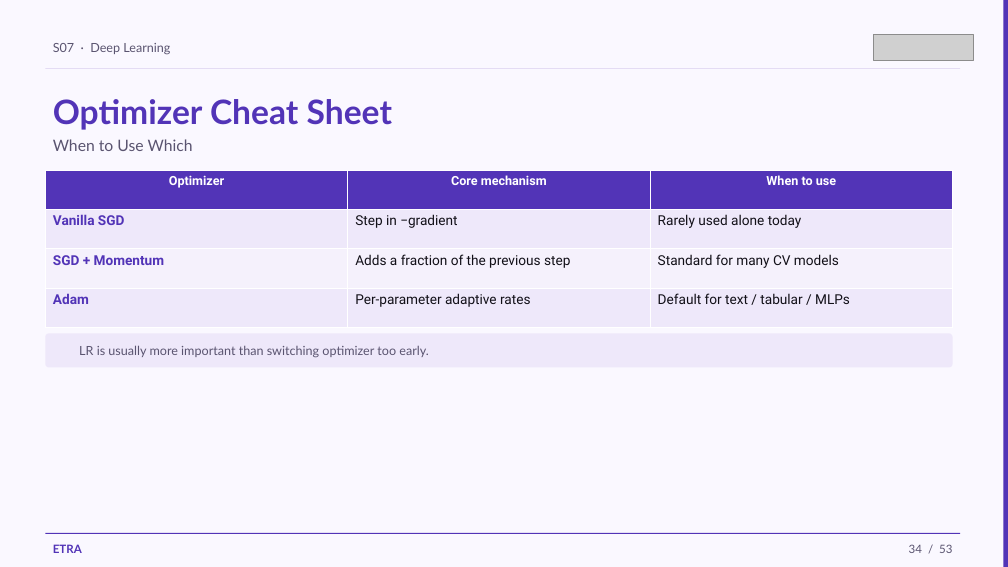
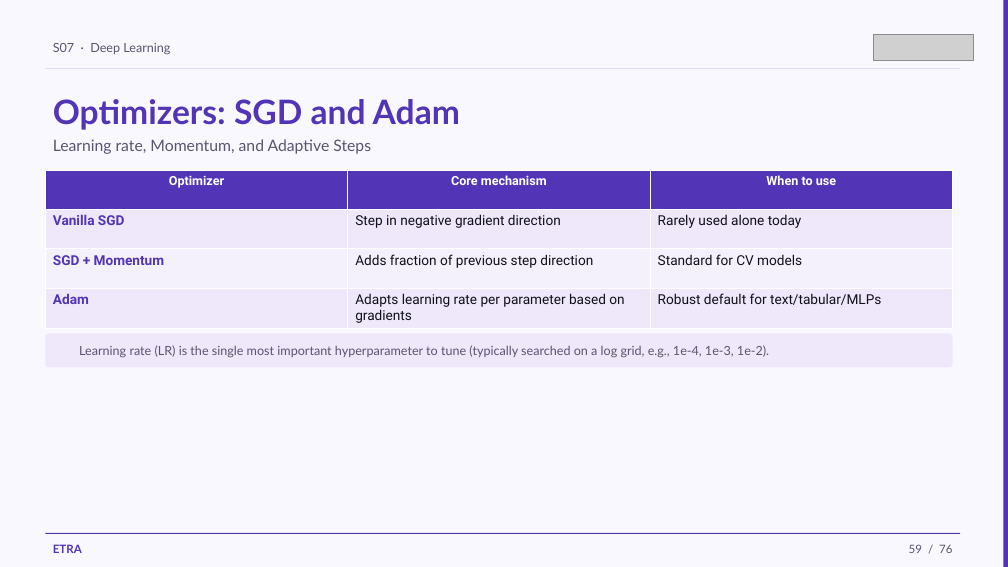
Before and after one commit to iksasa15/AI-ML, a slide deck: slide 59 of web-presentation/pdf-exports/Week2-Session1-Deep-Learning.pptx (slide 34 before the commit). Drawn at 1008x567 pixels with LibreOffice and Linux fonts; fonts in the diff are those of the drawing; grey boxes stand for pictures. Boxes give left, top, right and bottom in pixels: in the first picture for what was removed or moved away, otherwise in the second. Text is boxed around its words. In the diff, an @@ line names an element or a change of style, - is before the commit and + after.

```diff
--- a/web-presentation/pdf-exports/Week2-Session1-Deep-Learning.pptx
+++ b/web-presentation/pdf-exports/Week2-Session1-Deep-Learning.pptx
@@ text at [53,99,460,130]: text changed @@
-Optimizer Cheat Sheet
+Optimizers: SGD and Adam
@@ text at [53,139,371,154]: text changed @@
-When to Use Which
+Learning rate, Momentum, and Adaptive Steps
@@ table at [45,170,953,327] @@
-row 2, column 2: Step in −gradient
+row 2, column 2: Step in negative gradient direction
-row 3, column 2: Adds a fraction of the previous step
+row 3, column 2: Adds fraction of previous step direction
-row 3, column 3: Standard for many CV models
+row 3, column 3: Standard for CV models
-row 4, column 2: Per-parameter adaptive rates
+row 4, column 2: Adapts learning rate per parameter based on gradients
-row 4, column 3: Default for text / tabular / MLPs
+row 4, column 3: Robust default for text/tabular/MLPs
@@ text at [79,345,769,357]: text changed @@
-LR is usually more important than switching optimizer too early.
+Learning rate (LR) is the single most important hyperparameter to tune (typically searched on a log grid, e.g., 1e-4, 1e-3, 1e-2).
@@ text at [909,544,952,553]: text changed @@
-34 / 53
+59 / 76
```
Also in this commit, not shown: 48 other slides changed, 26 slides added, 3 slides removed, 11 other files.
